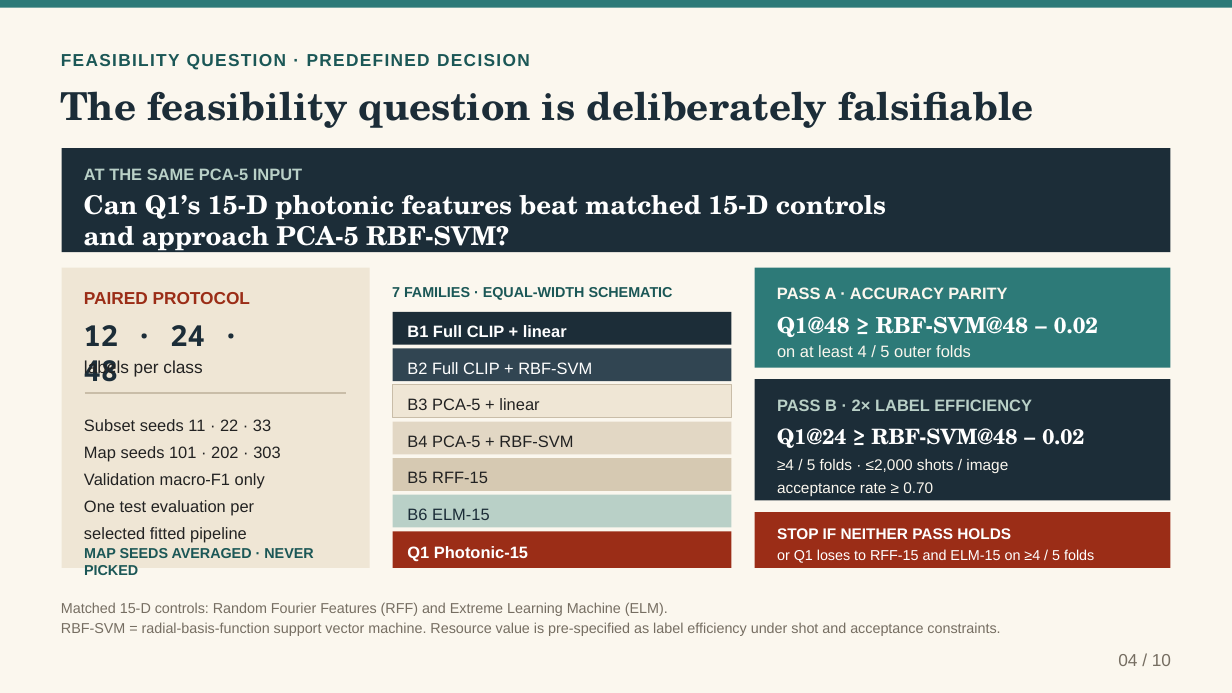
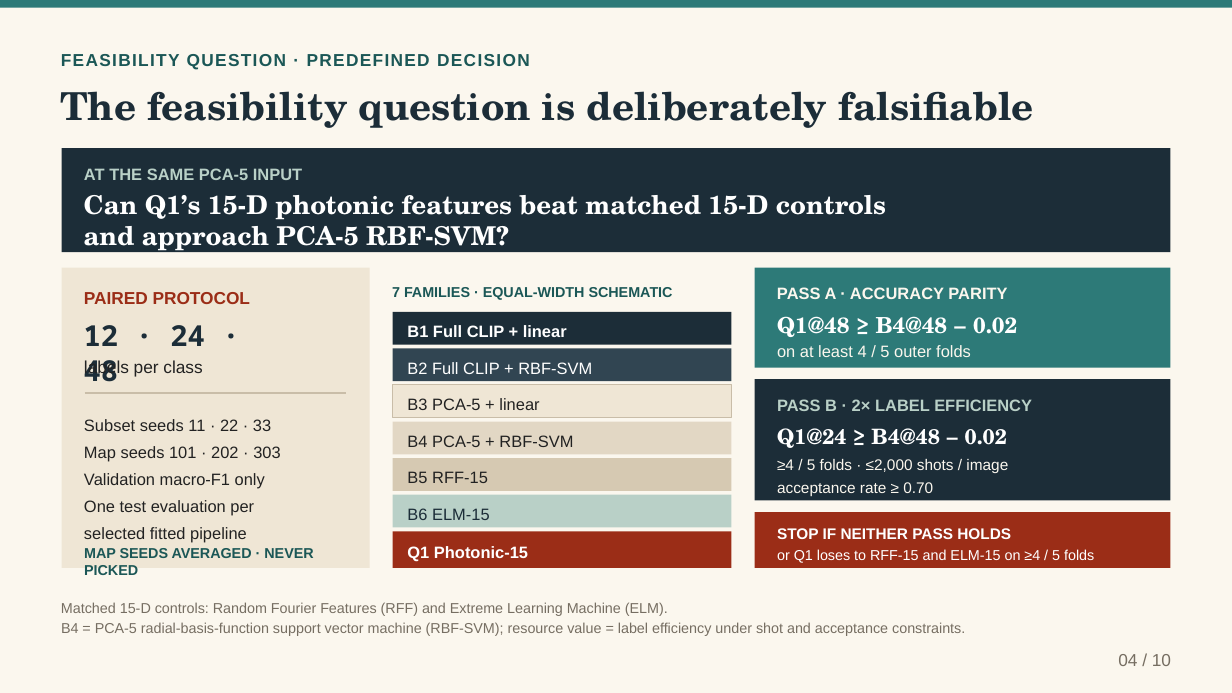
Before and after one commit to MonsieurNam/Quanova_Photonic_Defect_QML, a slide deck: slide 4 of deliverables/Quanova_Photonic_QML_Interview_Case_Study_20260912.pptx. Drawn at 1232x693 pixels with LibreOffice and Linux fonts; fonts in the diff are those of the drawing. Boxes give left, top, right and bottom in pixels: in the first picture for what was removed or moved away, otherwise in the second. Text is boxed around its words. In the diff, an @@ line names an element or a change of style, - is before the commit and + after.

Commit message:
Clarify decision gates and finite-shot evidence

```diff
--- a/deliverables/Quanova_Photonic_QML_Interview_Case_Study_20260912.pptx
+++ b/deliverables/Quanova_Photonic_QML_Interview_Case_Study_20260912.pptx
@@ text at (777,316,1017,337): text changed @@
-Q1@48 ≥ RBF-SVM@48 − 0.02
+Q1@48 ≥ B4@48 − 0.02
@@ text at (777,428,1007,448): text changed @@
-Q1@24 ≥ RBF-SVM@48 − 0.02
+Q1@24 ≥ B4@48 − 0.02
@@ text at (61,622,965,636): text changed @@
-RBF-SVM = radial-basis-function support vector machine. Resource value is pre-specified as label efficiency under shot and acceptance constraints.
+B4 = PCA-5 radial-basis-function support vector machine (RBF-SVM); resource value = label efficiency under shot and acceptance constraints.
```
Also in this commit, not shown: 3 other slides changed, 25 other files.
